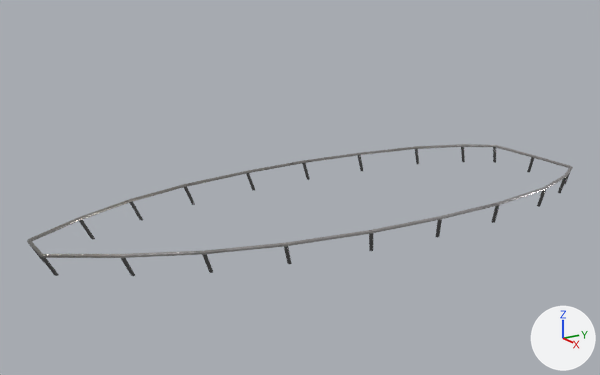
What one commit did to the Blender file assets/ship.blend.
The view is the same before and after, from a 50 mm lens placed at (11.48, -10.04, 6.21), pointed at (-0.18, -2.8, 2.09). Every picture has the same lights, and +X, +Y and +Z are marked at lower right.
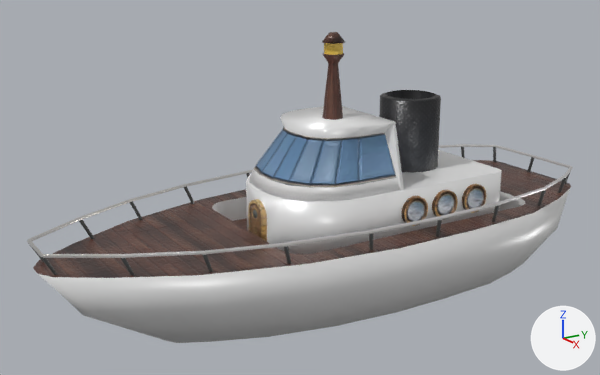
What the commit changed:
In material 'smooth' (mat_smooth), emission_color goes from (0.0593, 0.0593, 0.0593) (dark grey #454545) to (0.211, 0.211, 0.211) (grey #7f7f7f).
me_plane is used by ob_ship; location (0.0, 0.0, 0.0).
Verts and faces of me_plane; kept vertices keep their numbers, new ones are numbered from 603.
Before the commit, vertices of me_plane: 256 (-0.21, -3.71, 2.23), 259 (-0.61, -3.62, 2.23), 260 (0.21, -3.71, 2.23), 262 (0.61, -3.62, 2.23), 396 (0.21, -3.71, 1.2).
Before the commit, vertices of me_plane: 397 (0.61, -3.62, 1.2), 398 (-0.21, -3.71, 1.2) at pixel (253, 245), 399 (-0.61, -3.62, 1.2), 590 (0.2, -3.71, 1.32), 591 (-0.2, -3.71, 1.32).
Before the commit, vertices of me_plane: 592 (0.24, -3.7, 1.4) at pixel (267, 242), 593 (-0.24, -3.7, 1.88), 594 (-0.24, -3.7, 1.4), 595 (0.24, -3.7, 1.88), 596 (-0.2, -3.71, 1.96).
Before the commit, vertices of me_plane: 597 (0.2, -3.71, 1.96).
me_plane had 603 vertices, 411 faces and spanned x -2.05..2.05, y -7.4..2.68, z 0.0..4.71.
me_plane now has 603 vertices, 415 faces and spans x -2.05..2.05, y -7.4..2.68, z 0.0..4.71.
Part 1, on me_plane:
Faces deleted: (260, 597, 595, 592, 590, 396, 397, 262), (256, 259, 399, 398, 591, 594, 593, 596).
New faces: (396, 397, 592, 590), (256, 259, 593, 596), (260, 597, 595, 262), (398, 591, 594, 399), (259, 399, 594, 593), (262, 595, 592, 397) (smooth).
me_plane part 2: 294 kept faces spanning x -2.05..2.05, y -7.4..2.68, z 0.0..4.71 are now shaded smooth.
Object 'Ship' (ob_ship) is now shown.

What differs and where, as boxes [x1, y1, x2, y2] in the pictures (600 x 375 px):
'Ship', shown
    after: [33, 32, 571, 343]
'Grid', recoloured
    both: [27, 144, 573, 276]
part 1 of me_plane, built on
    after: [246, 181, 283, 251]
part 2 of me_plane, shading changed
    after: [39, 33, 570, 343]
